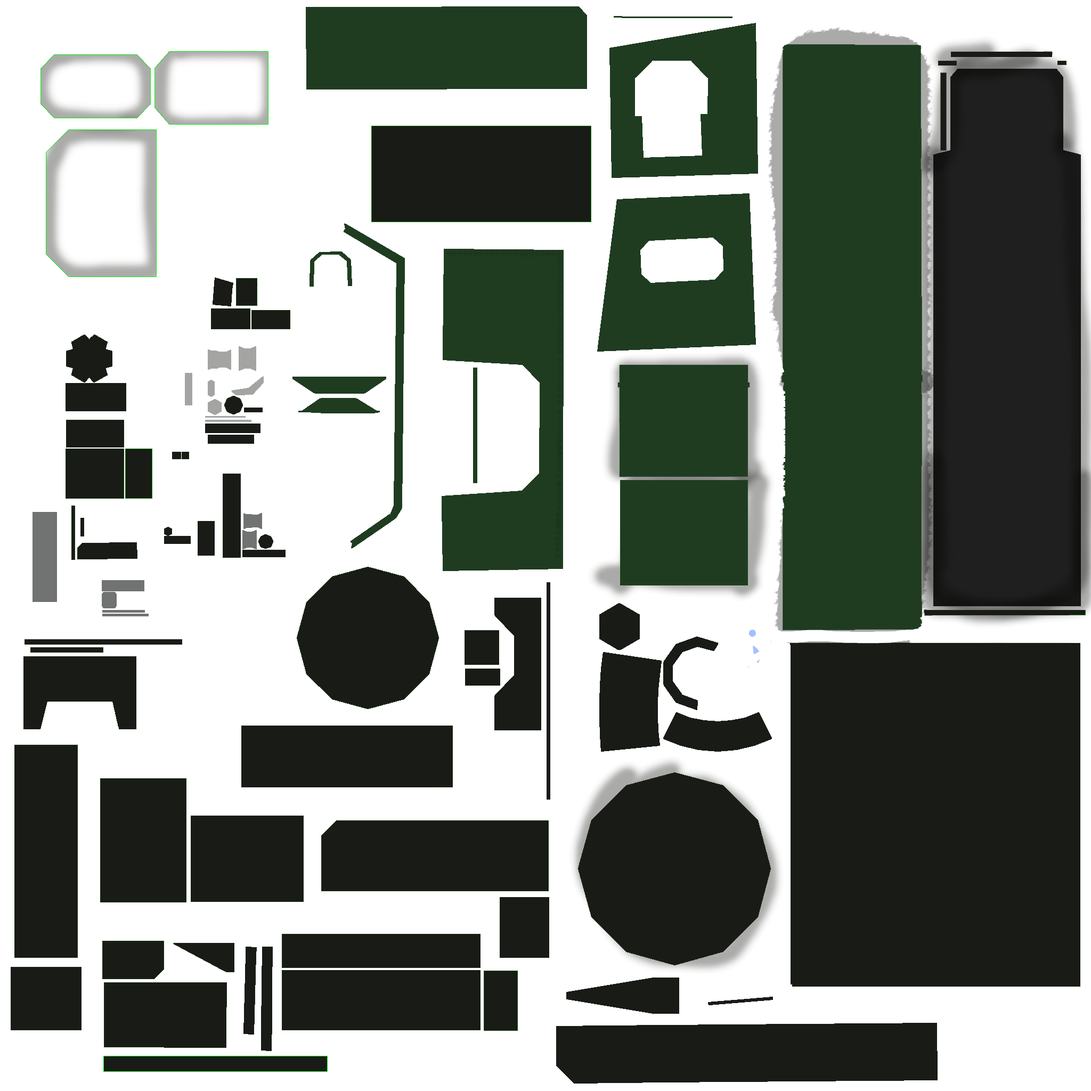
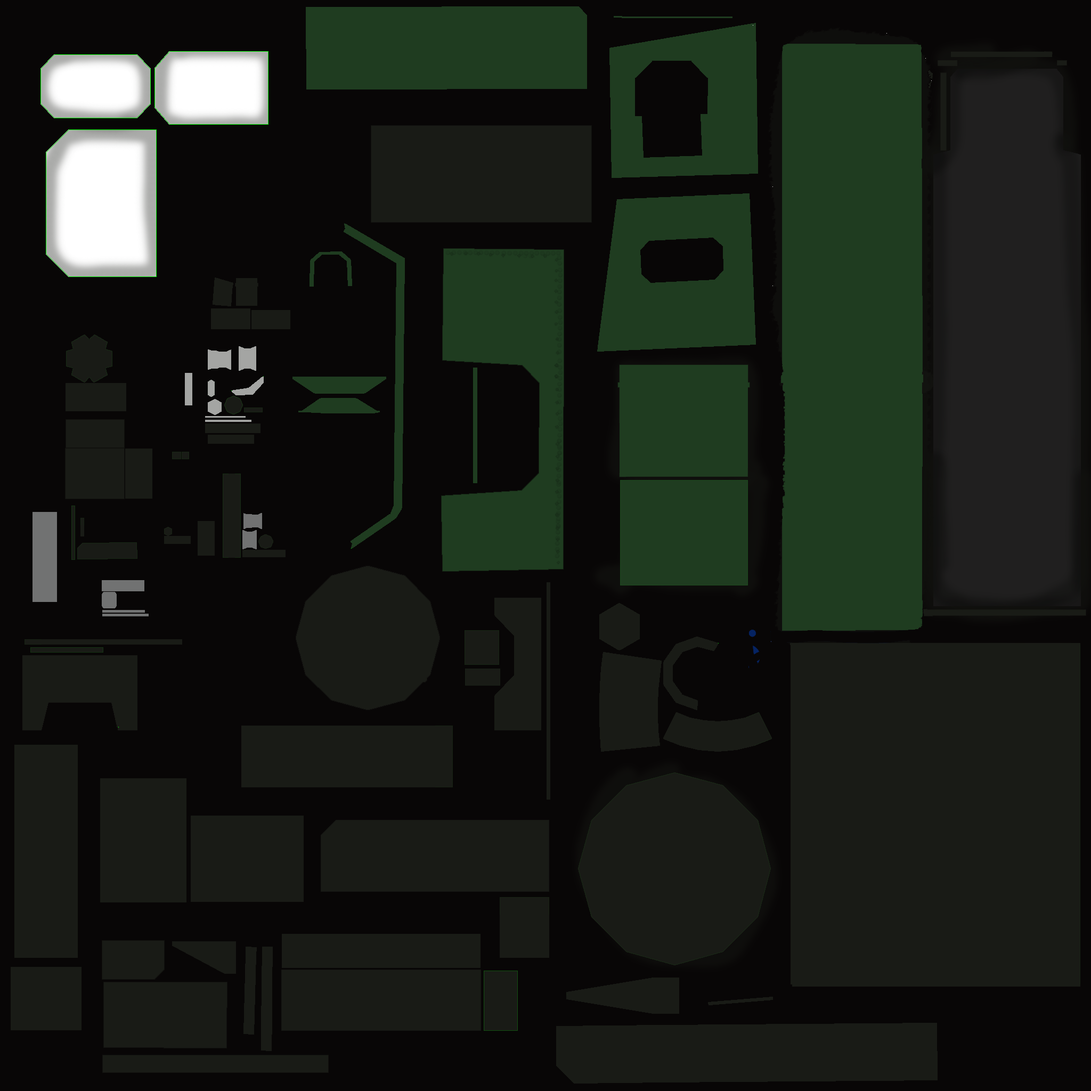
Two versions of the same layered image (w=1091, h=1091). Layer-by-layer changes:
painted on "Layer 0" over [left=10, top=43, right=1087, bottom=1074]
moved "Layer 9" below "Layer 0", painted on it over [left=0, top=0, right=1091, bottom=1091]
